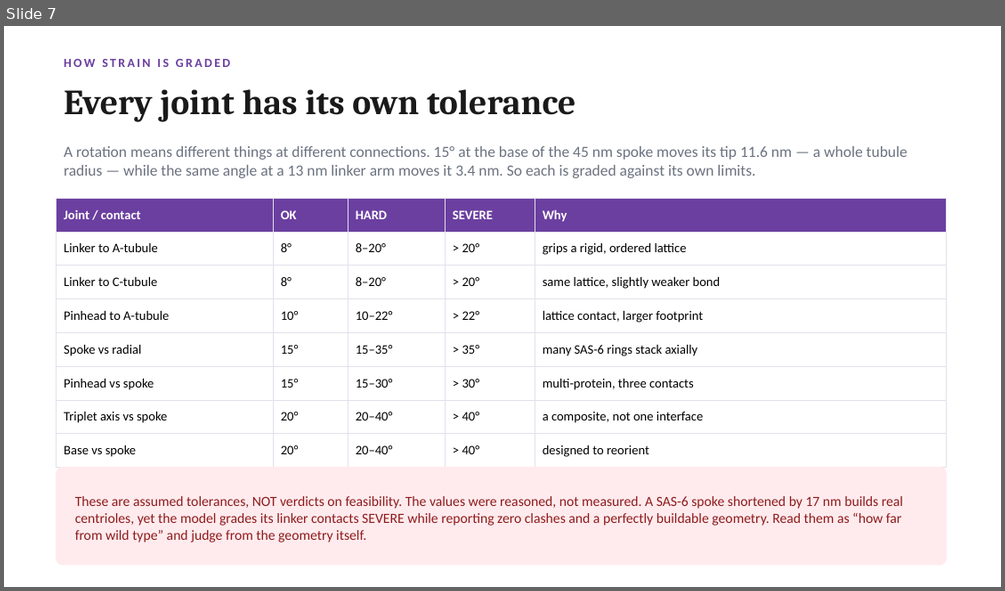
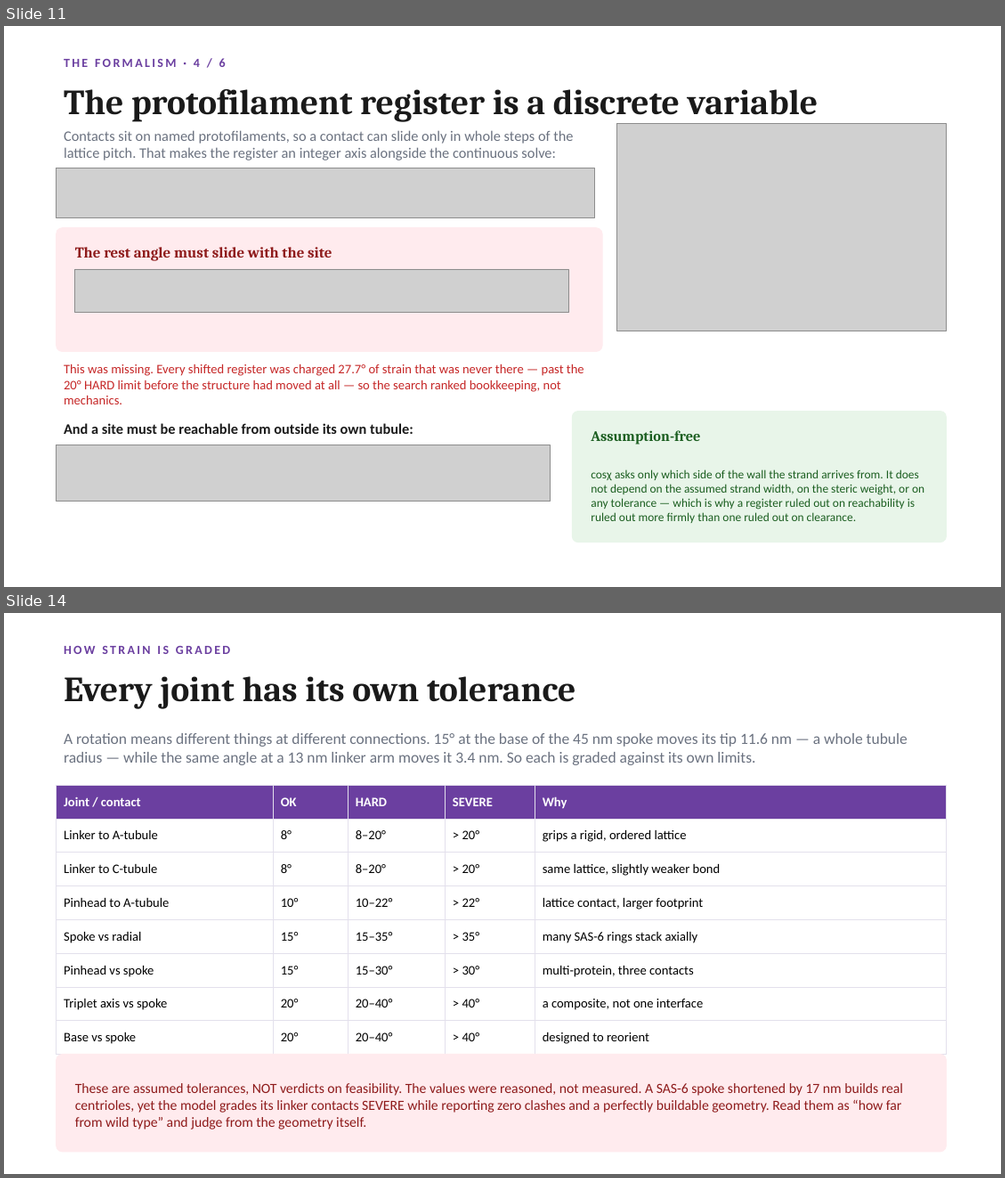
Before and after one commit to UPGON/CenGeometry, a slide deck: presentations/01_CenGeometry_Introduction.pptx. Shown one above the other, each under a label of ours: slide 7 before the commit, slides 11 and 14 after it; the slides between them are not shown. The pictures are 1005x591 and 1005x1178 pixels, drawn with LibreOffice and Linux fonts; fonts in the diff are those of the drawing; grey boxes stand for pictures. Boxes give left, top, right and bottom in pixels: in the first picture for what was removed or moved away, otherwise in the second. Text is boxed around its words. In the diff, an @@ line names an element or a change of style, - is before the commit and + after.

```diff
--- a/presentations/01_CenGeometry_Introduction.pptx
+++ b/presentations/01_CenGeometry_Introduction.pptx
@@ slide 11 added at <box>4,26,1001,587</box>, background #FFFFFF @@
@@ text added at <box>64,58,226,67</box>, 12 pt, text #6B3FA0, bold @@
+THE FORMALISM · 4 / 6
@@ text added at <box>64,89,818,122</box>, 34 pt, text #1A1A1A, bold @@
+The protofilament register is a discrete variable
@@ text added at <box>64,130,573,160</box>, 14 pt, text #6B7280 @@
+Contacts sit on named protofilaments, so a contact can slide only in whole steps of the lattice pitch. That makes the register an integer axis alongside the continuous solve:
@@ picture added at <box>617,123,947,331</box> @@
@@ picture added at <box>57,168,595,217</box> @@
@@ rounded rectangle added at <box>57,228,602,351</box>, fill #FFEBEE, outline #FFEBEE 1 pt @@
@@ text added at <box>75,247,332,261</box>, 14.5 pt, text #8E1B1B, bold @@
+The rest angle must slide with the site
@@ picture added at <box>75,269,568,312</box> @@
@@ text added at <box>64,364,584,404</box>, 12.5 pt, text #C62828 @@
+This was missing. Every shifted register was charged 27.7° of strain that was never there — past the 20° HARD limit before the structure had moved at all — so the search ranked bookkeeping, not mechanics.
@@ text added at <box>64,423,413,434</box>, 14 pt, text #1A1A1A, bold @@
+And a site must be reachable from outside its own tubule:
@@ rounded rectangle added at <box>573,411,947,542</box>, fill #E8F5E9, outline #E8F5E9 1 pt @@
@@ picture added at <box>57,445,550,501</box> @@
@@ text added at <box>591,430,700,444</box>, 14 pt, text #1B5E20, bold @@
+Assumption-free
@@ text added at <box>591,469,924,523</box>, 11.5 pt, text #1B5E20 @@
+cosχ asks only which side of the wall the strand arrives from. It does not depend on the assumed strand width, on the steric weight, or on any tolerance — which is why a register ruled out on reachability is ruled out more firmly than one ruled out on clearance.
@@ what was slide 7 is now slide 14 @@
```
Also in this commit, not shown: 2 slides changed, 6 other slides added, 28 other files.
